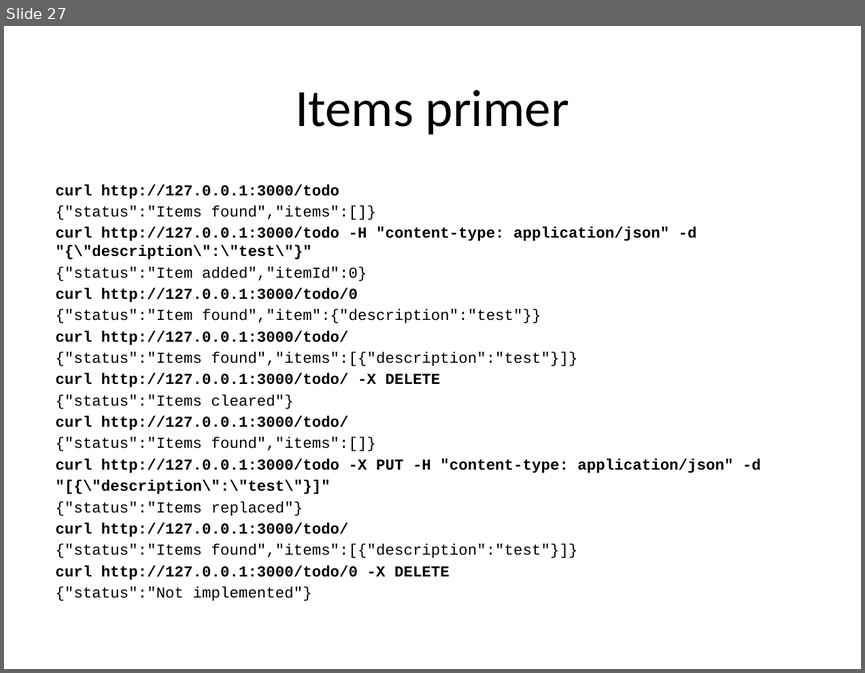
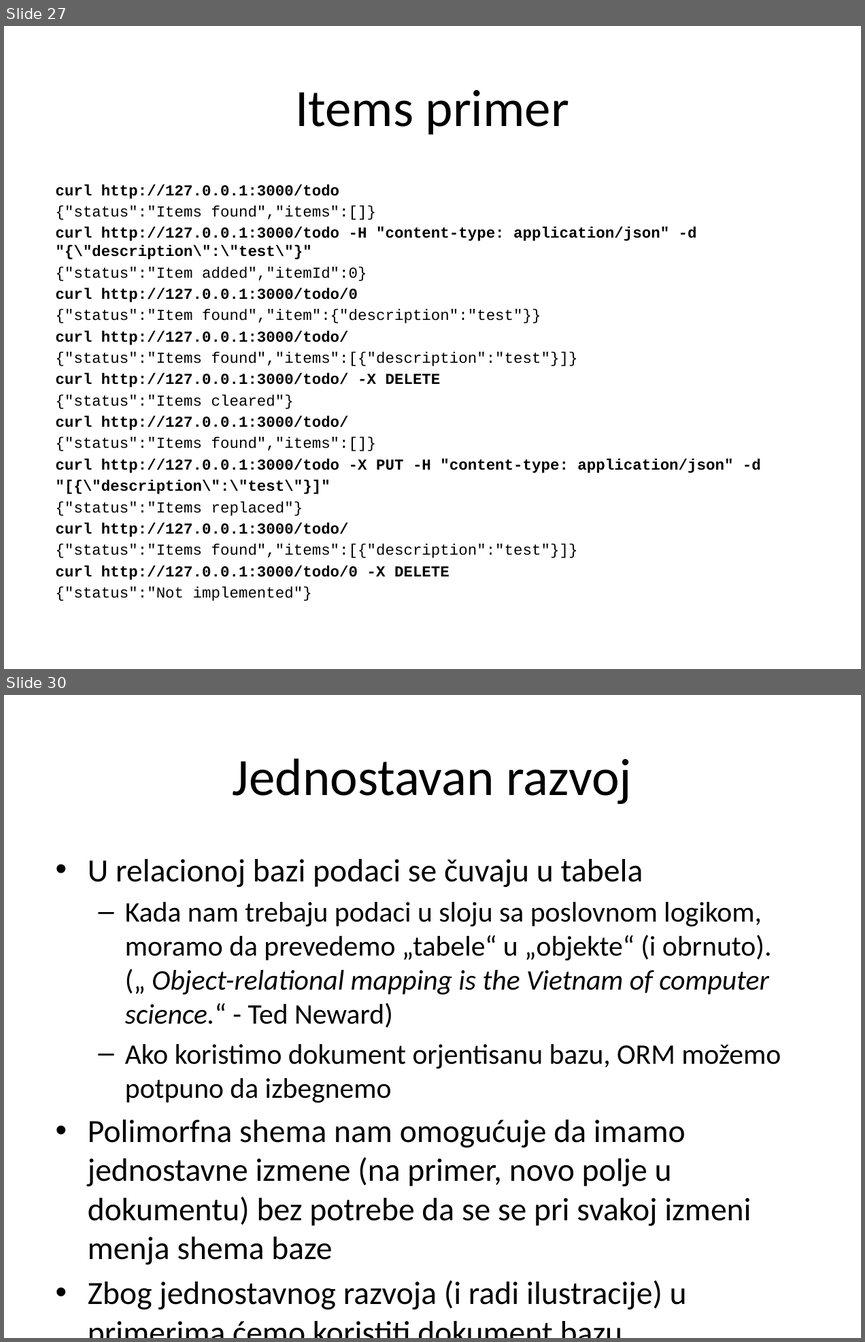
Before and after one commit to XWS2016/BackEnd, a slide deck: 02_REST_servisi/BackEnd_02_REST_servisi.pptx. Shown one above the other, each under a label of ours: slide 27 before the commit, slides 27 and 30 after it; the slides between them are not shown. The pictures are 865x673 and 865x1342 pixels, drawn with LibreOffice and Linux fonts; fonts in the diff are those of the drawing. Boxes give left, top, right and bottom in pixels: in the first picture for what was removed or moved away, otherwise in the second. Text is boxed around its words. In the diff, an @@ line names an element or a change of style, - is before the commit and + after.

```diff
--- a/02_REST_servisi/BackEnd_02_REST_servisi.pptx
+++ b/02_REST_servisi/BackEnd_02_REST_servisi.pptx
@@ slide 30 added at (x1=4, y1=695, x2=861, y2=1338), background #FFFFFF @@
@@ title added at (x1=232, y1=758, x2=632, y2=804), 44 pt, text #000000 @@
+Jednostavan razvoj
@@ text added at (x1=88, y1=859, x2=781, y2=1310), 27.2 pt, text #000000 @@
+• U relacionoj bazi podaci se čuvaju u tabela
+  – Kada nam trebaju podaci u sloju sa poslovnom logikom, moramo da prevedemo „tabele“ u „objekte“ (i obrnuto). („ Object-relational mapping is the Vietnam of computer science.“ - Ted Neward)
+  – Ako koristimo dokument orjentisanu bazu, ORM možemo potpuno da izbegnemo
+• Polimorfna shema nam omogućuje da imamo jednostavne izmene (na primer, novo polje u dokumentu) bez potrebe da se se pri svakoj izmeni menja shema baze
+• Zbog jednostavnog razvoja (i radi ilustracije) u primerima ćemo koristiti dokument bazu
```
Also in this commit, not shown: 1 slide changed, 13 other slides added, 12 other files.
